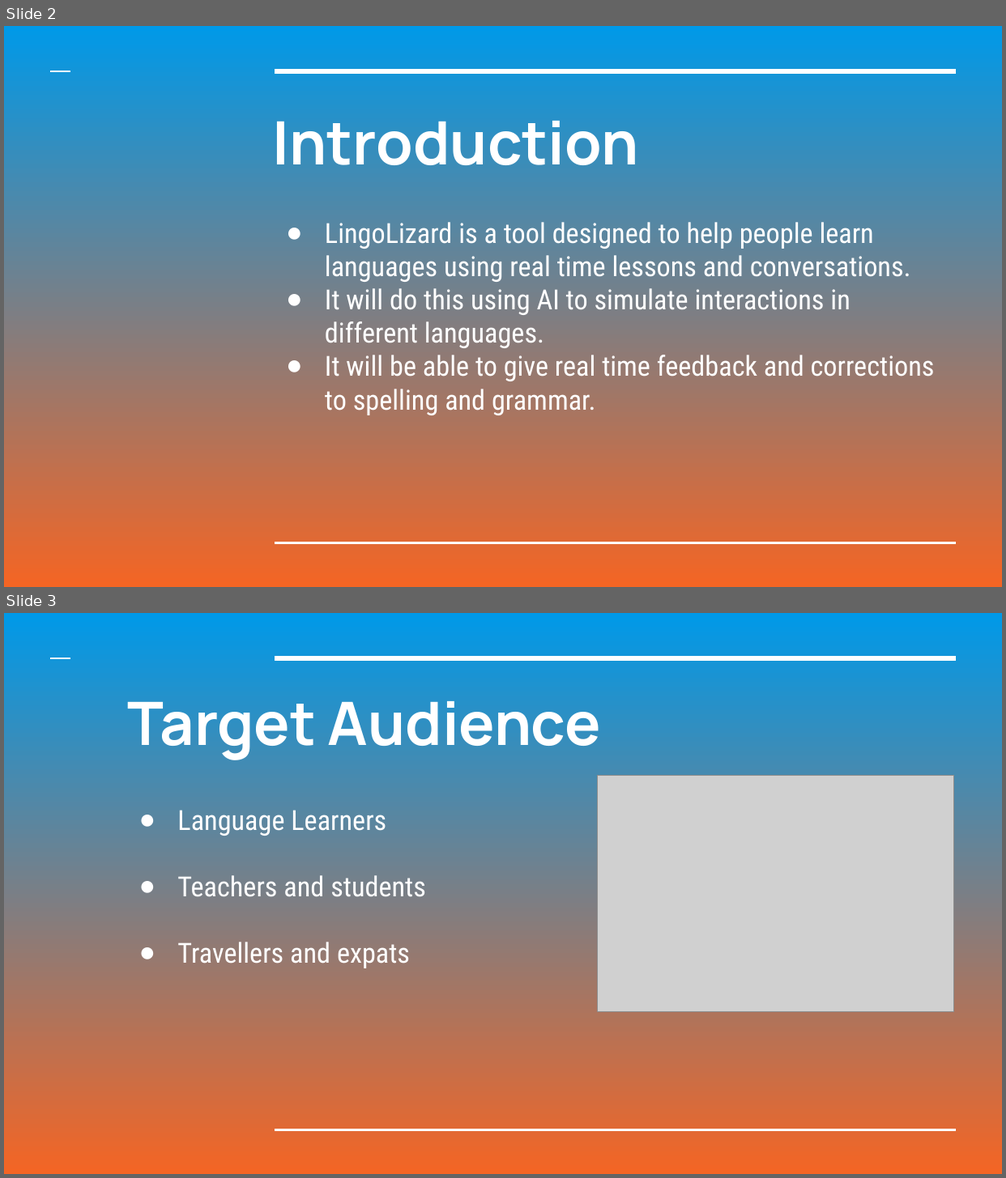
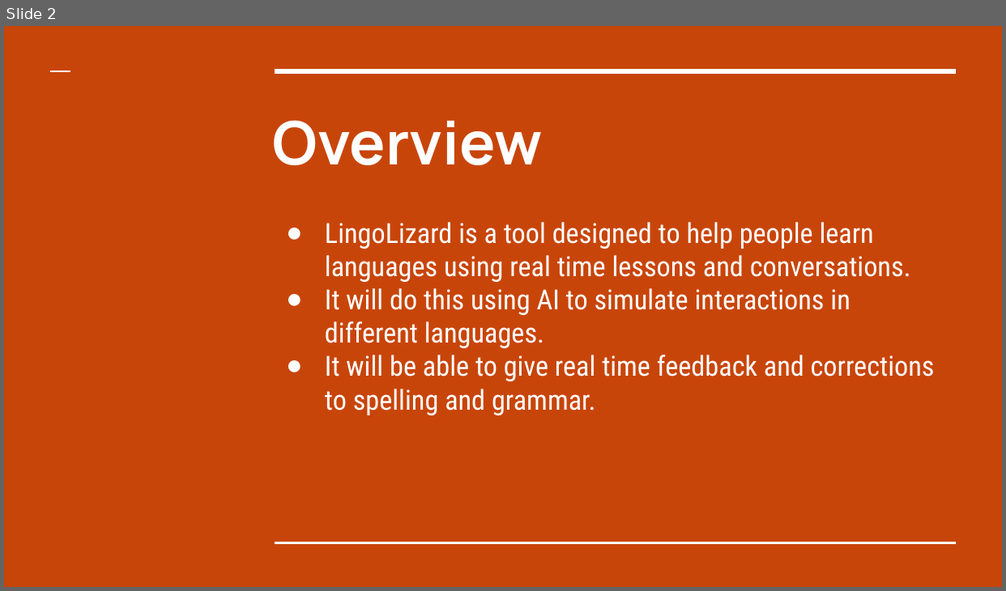
Before and after one commit to mjc136/4thYearProject, a slide deck: docs/LingoLizard.pptx. Shown one above the other, each under a label of ours: slides 2 and 3 before the commit, slide 2 after it. The pictures are 1006x1178 and 1006x591 pixels, drawn with LibreOffice and Linux fonts; fonts in the diff are those of the drawing; grey boxes stand for pictures. Boxes give left, top, right and bottom in pixels: in the first picture for what was removed or moved away, otherwise in the second. Text is boxed around its words. In the diff, an @@ line names an element or a change of style, - is before the commit and + after.

```diff
--- a/docs/LingoLizard.pptx
+++ b/docs/LingoLizard.pptx
@@ slide 3 removed at [4,613,1002,1174], background gradient #0099E8 to #F46524; not listed: 3 template elements that a slide beside it also shows @@
@@ title removed at [128,701,601,760] @@
-Target Audience
@@ picture removed at [598,775,954,1012] @@
@@ subtitle removed at [177,810,426,969] @@
-● Language Learners
-● Teachers and students
-● Travellers and expats
@@ slide 2 changed as well @@
@@ background gradient #0099E8 to #F46524 to #C8450A @@
@@ title at [273,120,543,165]: text changed @@
-Introduction
+Overview
```
Also in this commit, not shown: 4 other slides changed, 3 slides added, 7 other slides removed, 1 other file.
